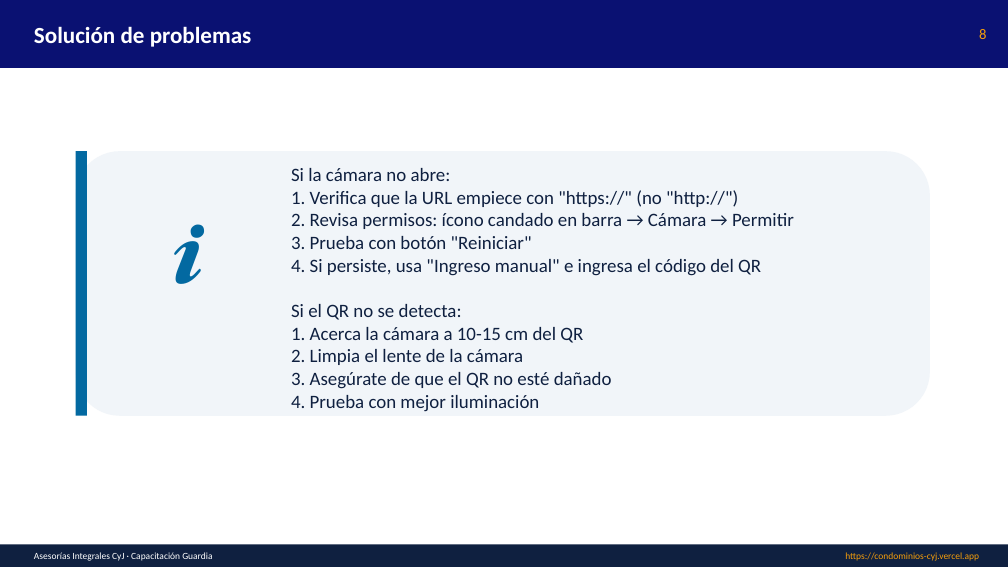
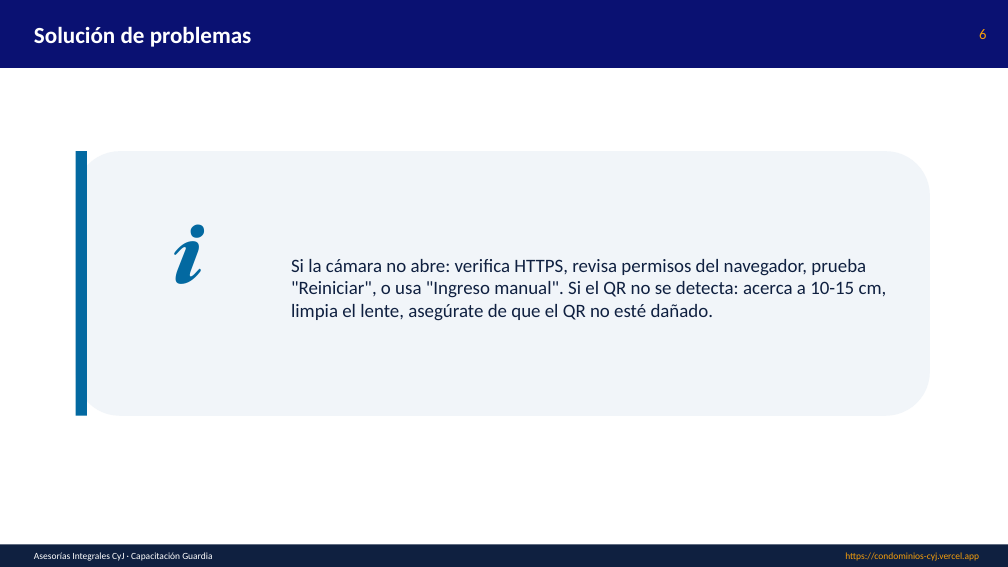
Before and after one commit to asesoriasintegralescyj-stack/condominios-cyj, a slide deck: slide 6 of public/manuales/Capacitacion_Guardia.pptx (slide 8 before the commit). Drawn at 1008x567 pixels with LibreOffice and Linux fonts; fonts in the diff are those of the drawing. Boxes give left, top, right and bottom in pixels: in the first picture for what was removed or moved away, otherwise in the second. Text is boxed around its words. In the diff, an @@ line names an element or a change of style, - is before the commit and + after.

Commit message:
docs: manuales y capacitaciones con capturas de pantalla reales (v1.1)
- 16 capturas de pantalla del sistema real agregadas a /public/manuales/imagenes/
- Manual Word actualizado con imágenes embebidas en cada sección (3.1 MB)
- 6 capacitaciones PPT actualizadas con slides de capturas:
  * Administrador: 14 slides con 9 capturas (1.3 MB)
  * Supervisor: 12 slides con 5 capturas (699 KB)
  * Usuario: 10 slides con 4 capturas (536 KB)
  * Personal: 9 slides con 3 capturas (449 KB)
  * Auditor: 9 slides con 4 capturas (525 KB)
  * Guardia: 9 slides con 2 capturas (776 KB)
- Versión actualizada a v1.1 en ManualesModule y manuales-guardia

Capturas incluidas:
01_login, 02_dashboard, 03_ot_listado, 04_proyectos, 05_rondas,
06_solicitudes_compra, 07_usuarios, 08_permisos, 09_manuales,
10_ot_crear, 11_sc_crear, 12_usuario_crear, 13_recuperar_password,
14_guardia_rondas, 15_guardia_manuales, 16_reset_password

```diff
--- a/public/manuales/Capacitacion_Guardia.pptx
+++ b/public/manuales/Capacitacion_Guardia.pptx
@@ text at (x1=979, y1=29, x2=986, y2=39): text changed @@
-8
+6
@@ text at (x1=291, y1=259, x2=887, y2=321): text changed @@
-Si la cámara no abre:
-1. Verifica que la URL empiece con "https://" (no "http://")
-2. Revisa permisos: ícono candado en barra → Cámara → Permitir
-3. Prueba con botón "Reiniciar"
-4. Si persiste, usa "Ingreso manual" e ingresa el código del QR
-Si el QR no se detecta:
-1. Acerca la cámara a 10-15 cm del QR
-2. Limpia el lente de la cámara
-3. Asegúrate de que el QR no esté dañado
-4. Prueba con mejor iluminación
+Si la cámara no abre: verifica HTTPS, revisa permisos del navegador, prueba "Reiniciar", o usa "Ingreso manual". Si el QR no se detecta: acerca a 10-15 cm, limpia el lente, asegúrate de que el QR no esté dañado.
```
Also in this commit, not shown: 7 other slides changed, 2 slides removed, 24 other files.
